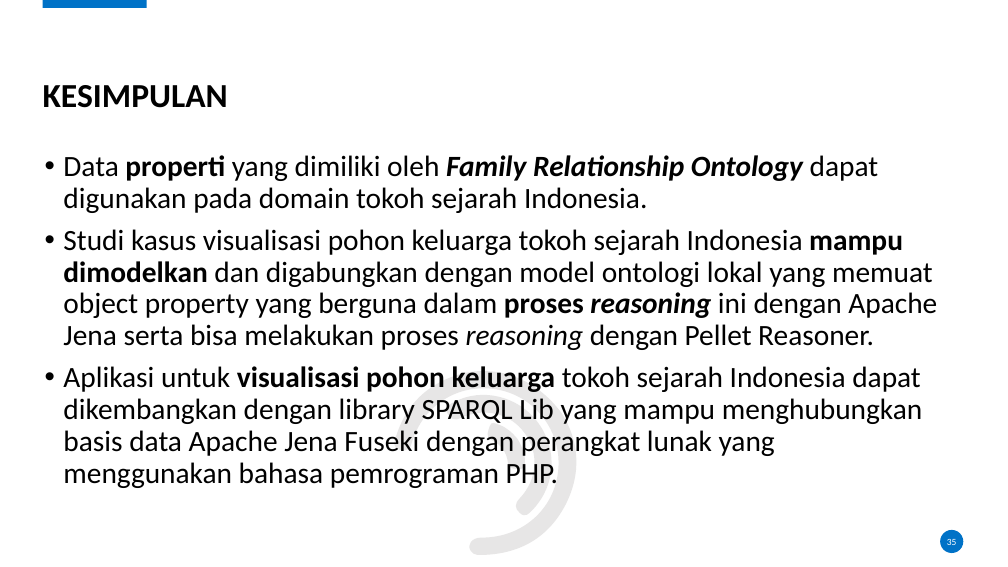
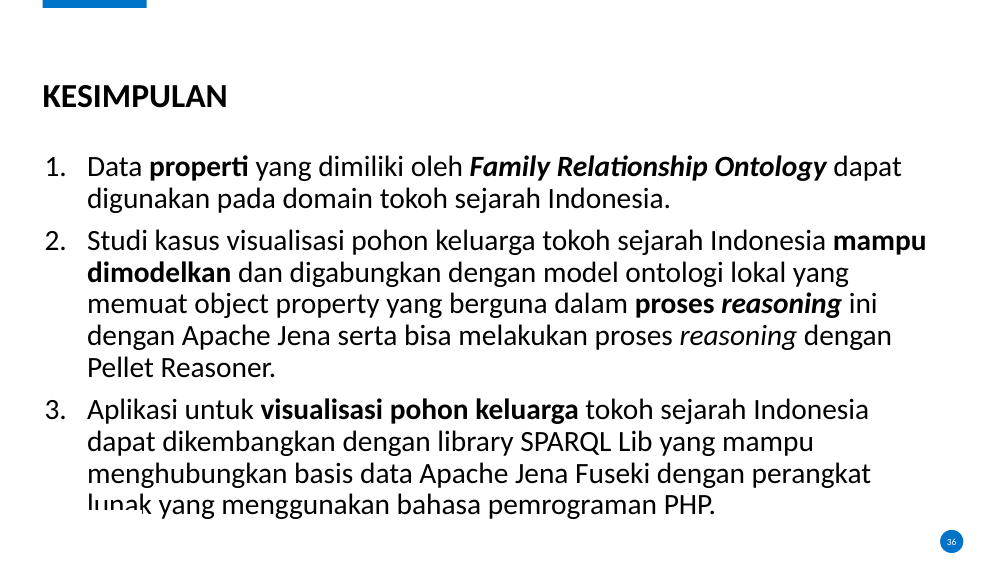
Before and after one commit to karyoutomoo/The-Tree-of-Heroes, a slide deck: slide 36 of 05111540000007-Faiq-Presentasi.pptx (slide 35 before the commit). Drawn at 1008x567 pixels with LibreOffice and Linux fonts; fonts in the diff are those of the drawing; background and template pictures are left out. Boxes give left, top, right and bottom in pixels: in the first picture for what was removed or moved away, otherwise in the second. Text is boxed around its words. In the diff, an @@ line names an element or a change of style, - is before the commit and + after.

```diff
--- a/05111540000007-Faiq-Presentasi.pptx
+++ b/05111540000007-Faiq-Presentasi.pptx
@@ text "Data properti yang dimiliki oleh ..." at box(87, 155, 927, 519): bullet • to 1. @@
@@ rectangle added at box(364, 335, 598, 567), fill #FFFFFF, outline #FFFFFF 1 pt @@
@@ freeform shape removed at box(442, 368, 579, 521) @@
@@ freeform shape removed at box(480, 415, 535, 478) @@
@@ page number at box(947, 538, 957, 545): text changed @@
-35
+36
```
Also in this commit, not shown: 24 other slides changed, 2 slides added, 1 slide removed, 5 other files.
